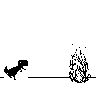
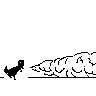
Layers edited between the first and the second 96×96 image:
removed layer "PlantFire 副本" over left=69, top=44, right=91, bottom=83
showed "SpitFire" over left=24, top=52, right=96, bottom=77
hid "Plant1" over left=74, top=59, right=90, bottom=81
